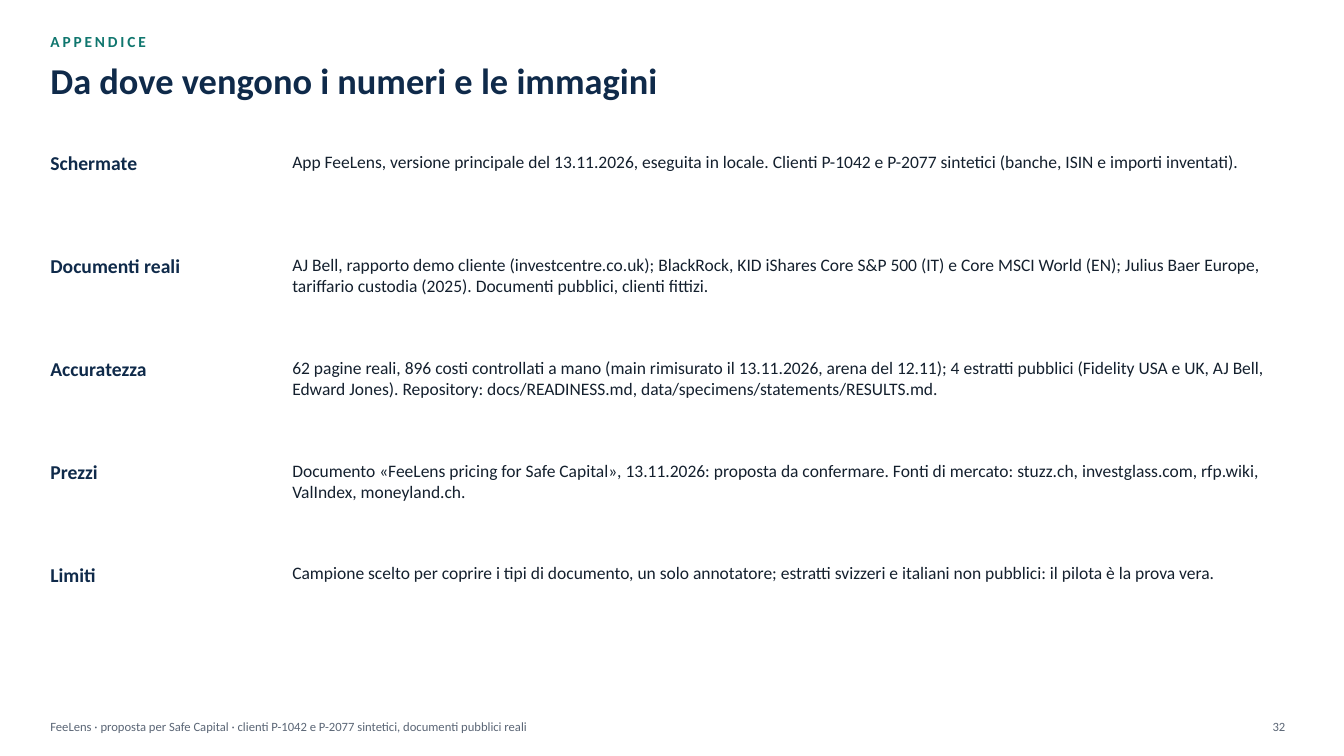
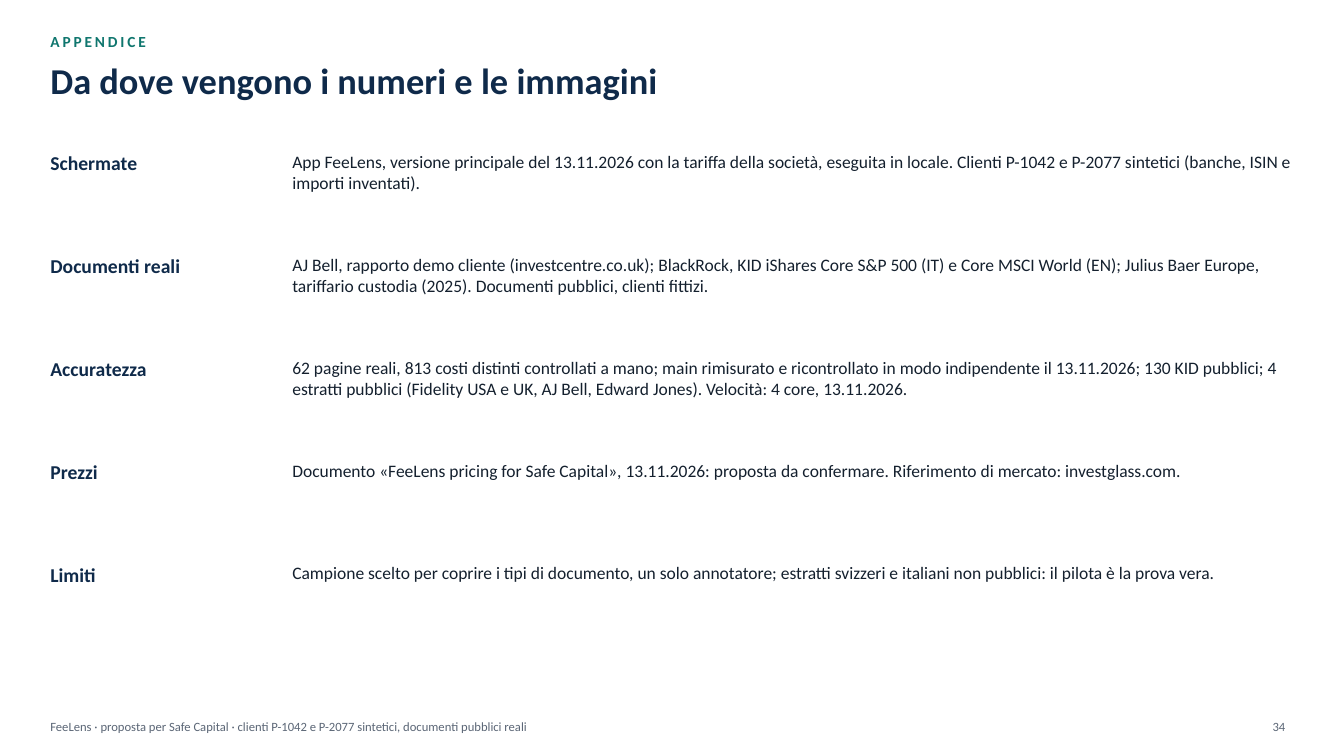
Before and after one commit to rossotti-alessandro/PortfolioCostEngine, a slide deck: slide 34 of slides/FeeLens_Proposta_IT.pptx (slide 32 before the commit). Drawn at 1344x756 pixels with LibreOffice and Linux fonts; fonts in the diff are those of the drawing. Boxes give left, top, right and bottom in pixels: in the first picture for what was removed or moved away, otherwise in the second. Text is boxed around its words. In the diff, an @@ line names an element or a change of style, - is before the commit and + after.

```diff
--- a/slides/FeeLens_Proposta_IT.pptx
+++ b/slides/FeeLens_Proposta_IT.pptx
@@ text at (292, 155, 1291, 192): text changed @@
-App FeeLens, versione principale del 13.11.2026, eseguita in locale. Clienti P-1042 e P-2077 sintetici (banche, ISIN e importi inventati).
+App FeeLens, versione principale del 13.11.2026 con la tariffa della società, eseguita in locale. Clienti P-1042 e P-2077 sintetici (banche, ISIN e importi inventati).
@@ text at (292, 362, 1277, 398): text changed @@
-62 pagine reali, 896 costi controllati a mano (main rimisurato il 13.11.2026, arena del 12.11); 4 estratti pubblici (Fidelity USA e UK, AJ Bell, Edward Jones). Repository: docs/READINESS.md, data/specimens/statements/RESULTS.md.
+62 pagine reali, 813 costi distinti controllati a mano; main rimisurato e ricontrollato in modo indipendente il 13.11.2026; 130 KID pubblici; 4 estratti pubblici (Fidelity USA e UK, AJ Bell, Edward Jones). Velocità: 4 core, 13.11.2026.
@@ text at (292, 465, 1180, 480): text changed @@
-Documento «FeeLens pricing for Safe Capital», 13.11.2026: proposta da confermare. Fonti di mercato: stuzz.ch, investglass.com, rfp.wiki, ValIndex, moneyland.ch.
+Documento «FeeLens pricing for Safe Capital», 13.11.2026: proposta da confermare. Riferimento di mercato: investglass.com.
@@ page number at (1273, 723, 1286, 731): text changed @@
-32
+34
```
Also in this commit, not shown: 16 other slides changed, 2 slides added, 36 other files.
